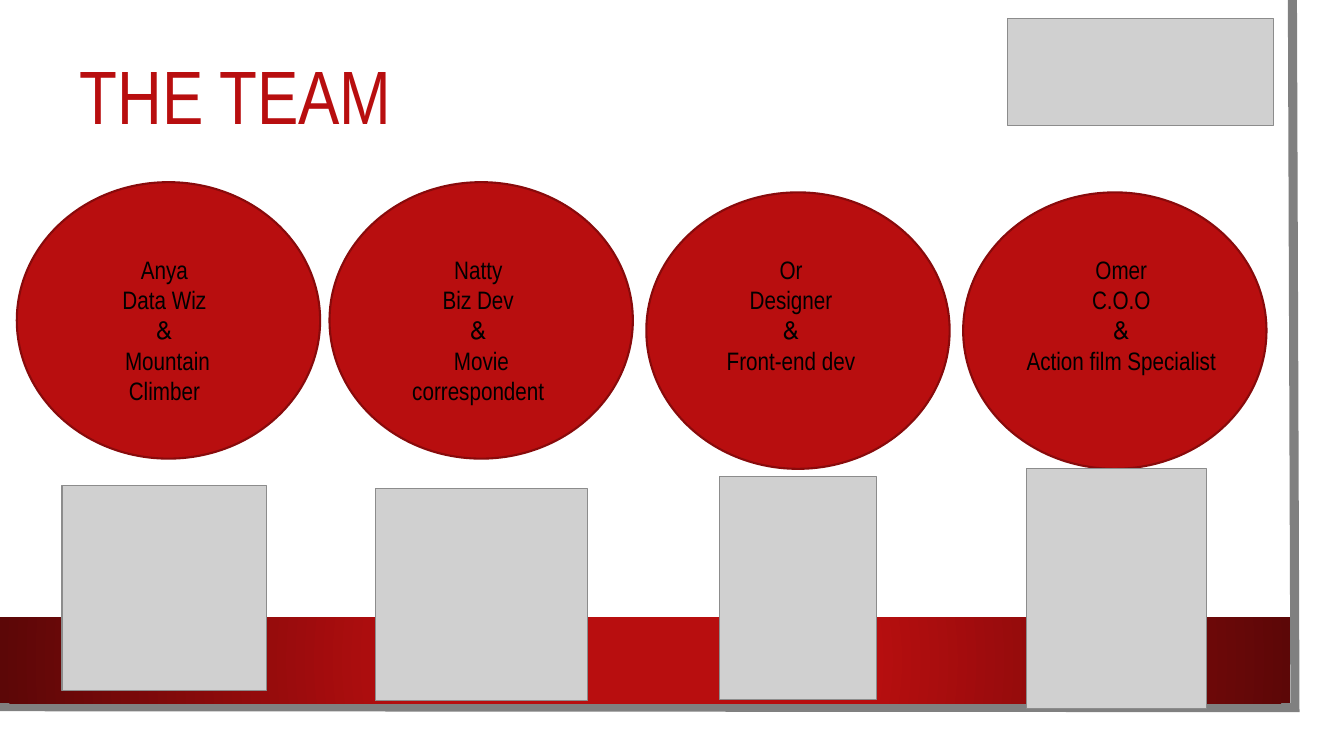
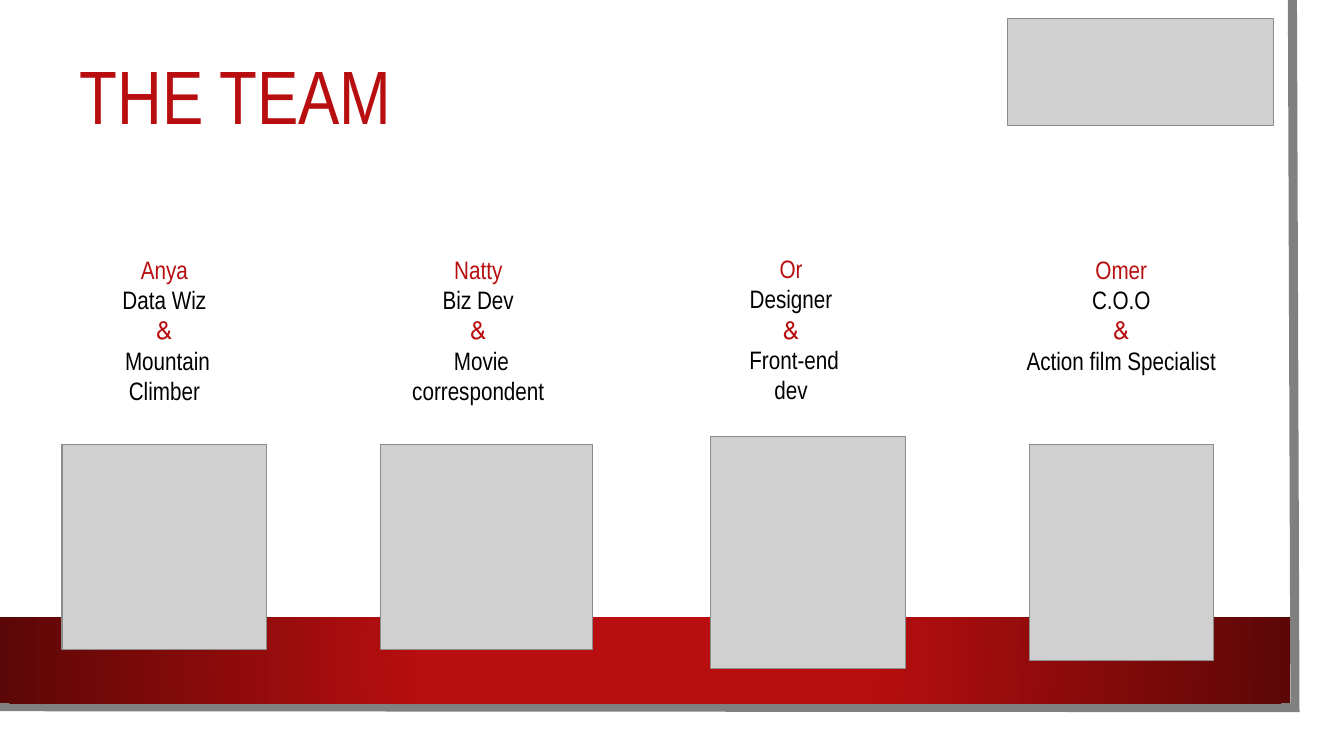
Before and after one commit to AnyaKatz/TraficPreventer, a slide deck: slide 2 of MOVIFIER.pptx. Drawn at 1344x756 pixels with LibreOffice and Linux fonts; fonts in the diff are those of the drawing; grey boxes stand for pictures; background and template pictures are left out. Boxes give left, top, right and bottom in pixels: in the first picture for what was removed or moved away, otherwise in the second. Text is boxed around its words. In the diff, an @@ line names an element or a change of style, - is before the commit and + after.

Commit message:
circles

```diff
--- a/MOVIFIER.pptx
+++ b/MOVIFIER.pptx
@@ ellipse removed at (x1=17, y1=182, x2=321, y2=459) @@
@@ ellipse removed at (x1=330, y1=182, x2=633, y2=459) @@
@@ ellipse removed at (x1=646, y1=193, x2=950, y2=469) @@
@@ ellipse removed at (x1=964, y1=193, x2=1267, y2=469) @@
@@ text at (x1=141, y1=261, x2=188, y2=285): text colour #000000 to #B80E0F in "Anya", "&" @@
@@ text at (x1=454, y1=261, x2=502, y2=285): text colour #000000 to #B80E0F in "Natty", "&" @@
@@ text at (x1=780, y1=260, x2=803, y2=279): text colour #000000 to #B80E0F in "Or", "&" @@
@@ text at (x1=1095, y1=261, x2=1147, y2=280): text colour #000000 to #B80E0F in "Omer", "&" @@
@@ text at (x1=749, y1=350, x2=838, y2=400): text changed @@
-Front-end dev
+Front-end
+dev
@@ picture moved from (x1=63, y1=486, x2=267, y2=691) to (x1=63, y1=445, x2=267, y2=649) @@
@@ picture resized from (x1=375, y1=489, x2=588, y2=702) to (x1=380, y1=445, x2=593, y2=649) @@
@@ picture resized from (x1=720, y1=476, x2=876, y2=700) to (x1=711, y1=437, x2=905, y2=668) @@
@@ picture resized from (x1=1027, y1=469, x2=1207, y2=709) to (x1=1029, y1=445, x2=1213, y2=660) @@
```
